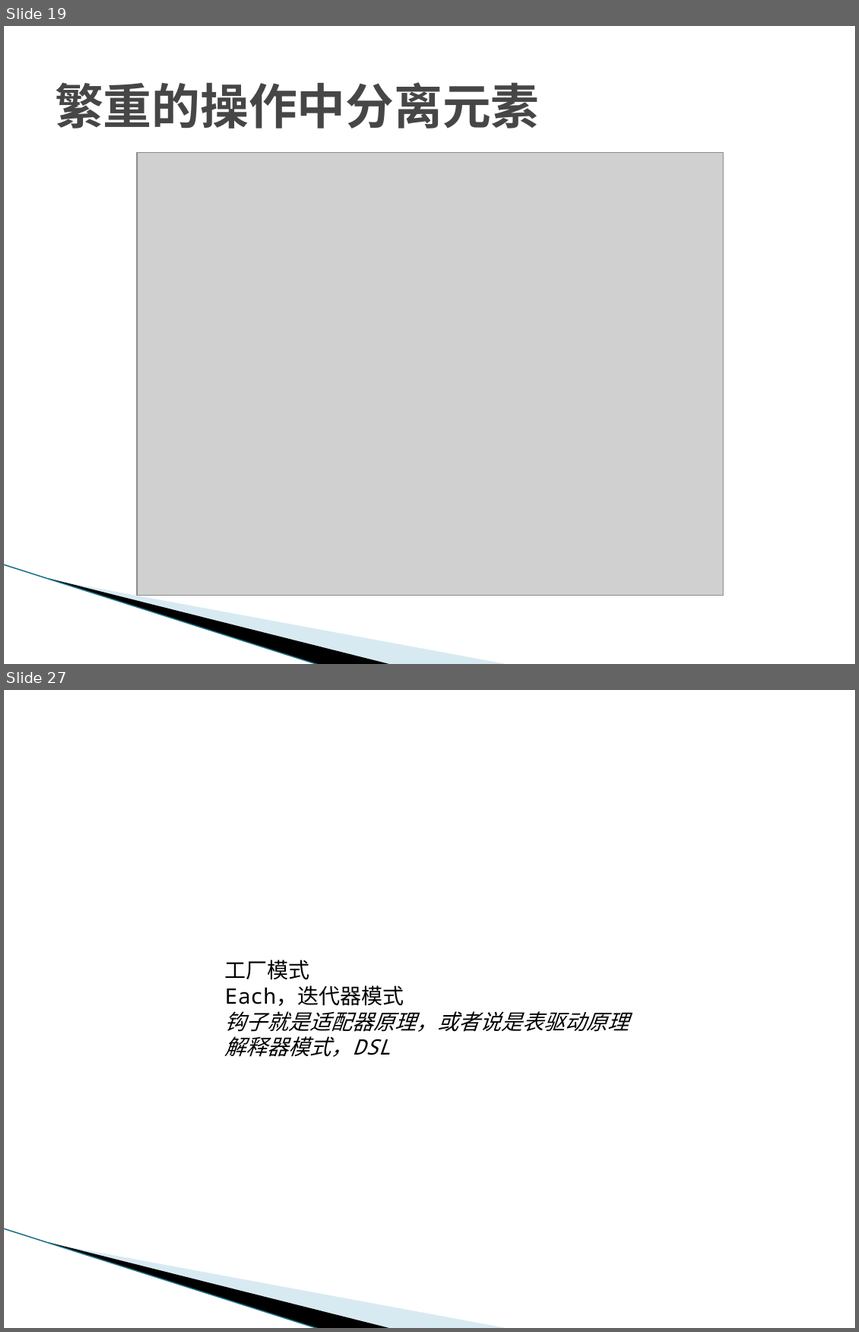
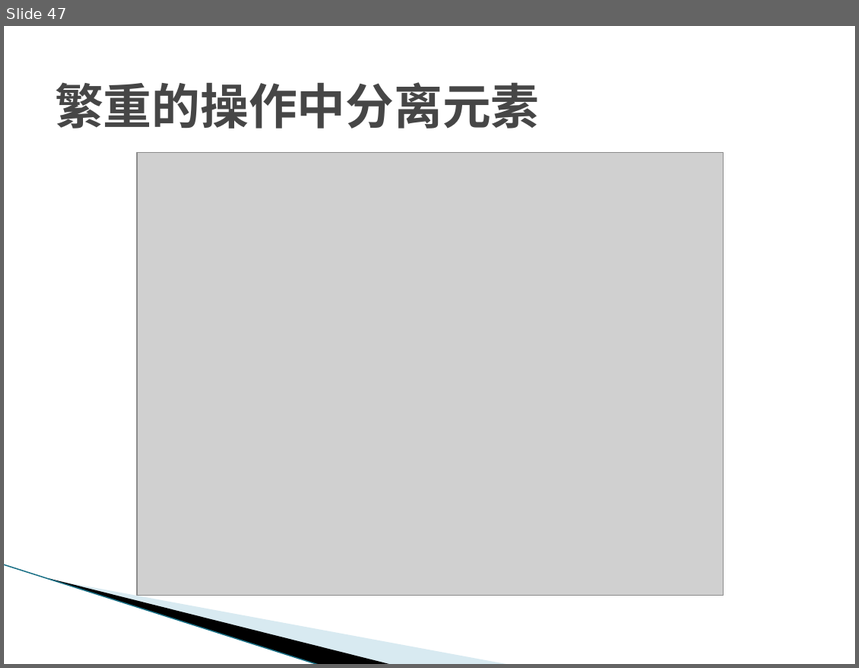
Before and after one commit to temberature/squery, a slide deck: doc/jQuery源码鉴赏.pptx. Shown one above the other, each under a label of ours: slides 19 and 27 before the commit, slide 47 after it; the slides between them are not shown. The pictures are 859x1332 and 859x668 pixels, drawn with LibreOffice and Linux fonts; fonts in the diff are those of the drawing; grey boxes stand for pictures; background and template pictures are left out. Boxes give left, top, right and bottom in pixels: in the first picture for what was removed or moved away, otherwise in the second. Text is boxed around its words. In the diff, an @@ line names an element or a change of style, - is before the commit and + after.

```diff
--- a/doc/jQuery源码鉴赏.pptx
+++ b/doc/jQuery源码鉴赏.pptx
@@ slide 27 removed at (x1=4, y1=690, x2=855, y2=1328), background #FFFFFF; not listed: 3 template elements that a slide beside it also shows @@
@@ text removed at (x1=225, y1=960, x2=629, y2=1057) @@
-工厂模式
-Each，迭代器模式
-钩子就是适配器原理，或者说是表驱动原理
-解释器模式，DSL
@@ what was slide 19 is now slide 47 @@
```
Also in this commit, not shown: 8 slides changed, 28 slides added, 6 other slides removed, 24 other files.
